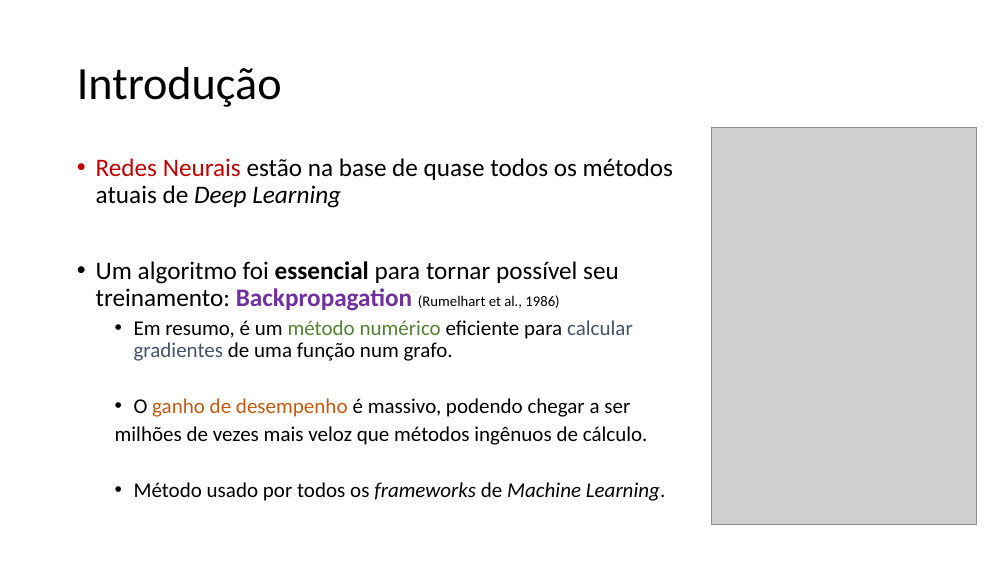
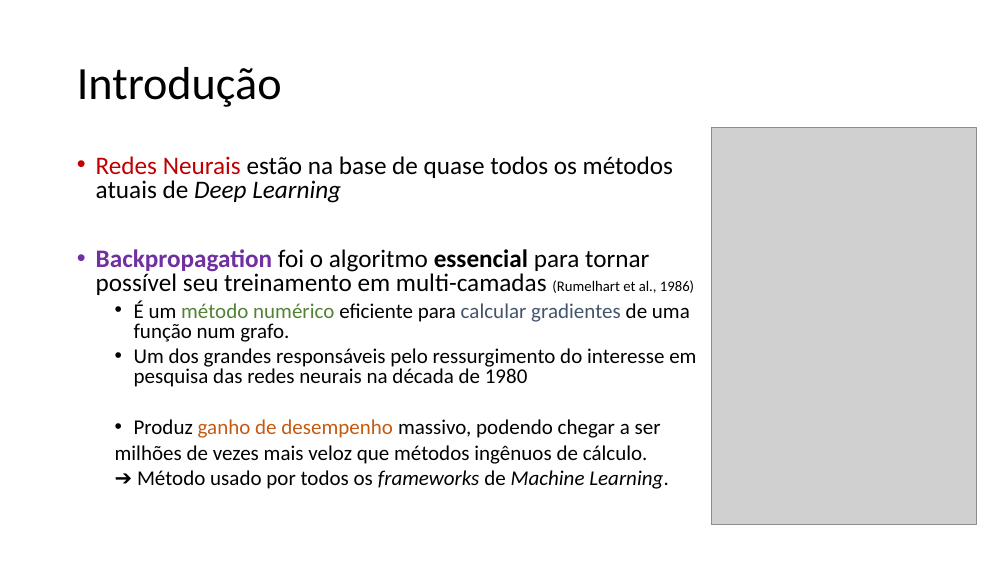
Before and after one commit to jairoalves/backpropagation, a slide deck: slide 3 of oficina de backpropagation/Apresentação_Equações.pptx. Drawn at 1008x567 pixels with LibreOffice and Linux fonts; fonts in the diff are those of the drawing; grey boxes stand for pictures. Boxes give left, top, right and bottom in pixels: in the first picture for what was removed or moved away, otherwise in the second. Text is boxed around its words. In the diff, an @@ line names an element or a change of style, - is before the commit and + after.

Commit message:
Apresentação até Backprop em um Neurônio
Apresentação completa até a explicação do backprop em um neurônio.

Próximo passo, explicar o cálculo dos deltas.

```diff
--- a/oficina de backpropagation/Apresentação_Equações.pptx
+++ b/oficina de backpropagation/Apresentação_Equações.pptx
@@ text at [96,156,673,464]: line spacing 0.9 to 0.8 @@
@@ text at [96,249,696,438]: text changed @@
-• Um algoritmo foi essencial para tornar possível seu treinamento: Backpropagation (Rumelhart et al., 1986)
-  • Em resumo, é um método numérico eficiente para calcular gradientes de uma função num grafo.
-  • O ganho de desempenho é massivo, podendo chegar a ser
+• Backpropagation foi o algoritmo essencial para tornar possível seu treinamento em multi-camadas (Rumelhart et al., 1986)
+  • É um método numérico eficiente para calcular gradientes de uma função num grafo.
+  • Um dos grandes responsáveis pelo ressurgimento do interesse em pesquisa das redes neurais na década de 1980
+  • Produz ganho de desempenho massivo, podendo chegar a ser
@@ text at [137,470,669,489]: text changed; italic off @@
-  • Método usado por todos os frameworks de Machine Learning.
+  ➔ Método usado por todos os frameworks de Machine Learning.
```
Also in this commit, not shown: 2 other slides changed, 2 slides added, 1 slide removed.
